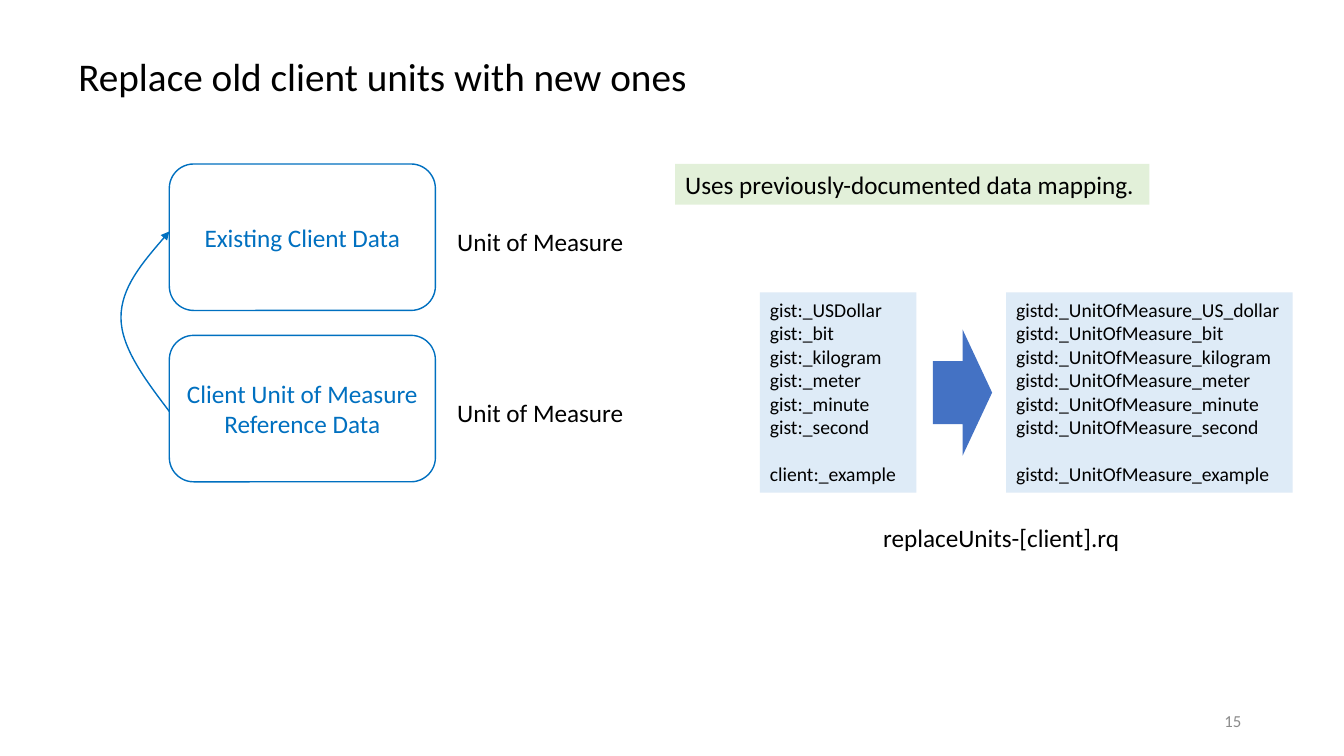
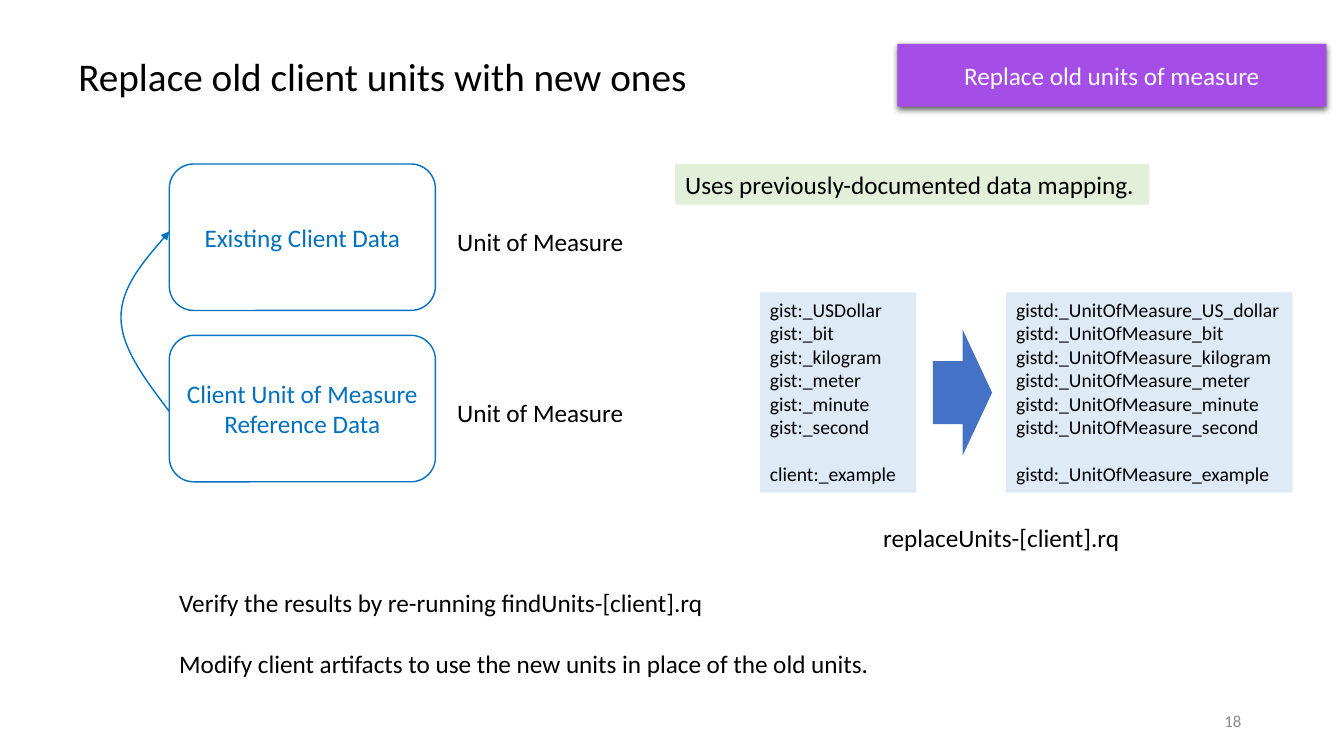
Before and after one commit to semanticarts/gist, a slide deck: slide 18 of migration/v13.0/uomDataConversion.pptx (slide 15 before the commit). Drawn at 1344x756 pixels with LibreOffice and Linux fonts; fonts in the diff are those of the drawing. Boxes give left, top, right and bottom in pixels: in the first picture for what was removed or moved away, otherwise in the second. Text is boxed around its words. In the diff, an @@ line names an element or a change of style, - is before the commit and + after.

```diff
--- a/migration/v13.0/uomDataConversion.pptx
+++ b/migration/v13.0/uomDataConversion.pptx
@@ rectangle added at (897,44,1327,107), fill #A44DE7, 18 pt, text #FFFFFF @@
+Replace old units of measure
@@ text added at (179,593,868,677), 18 pt, text #000000 @@
+Verify the results by re-running findUnits-[client].rq
+Modify client artifacts to use the new units in place of the old units.
@@ page number at (1224,715,1241,727): text changed @@
-15
+18
```
Also in this commit, not shown: 15 other slides changed, 9 slides added, 4 slides removed.
